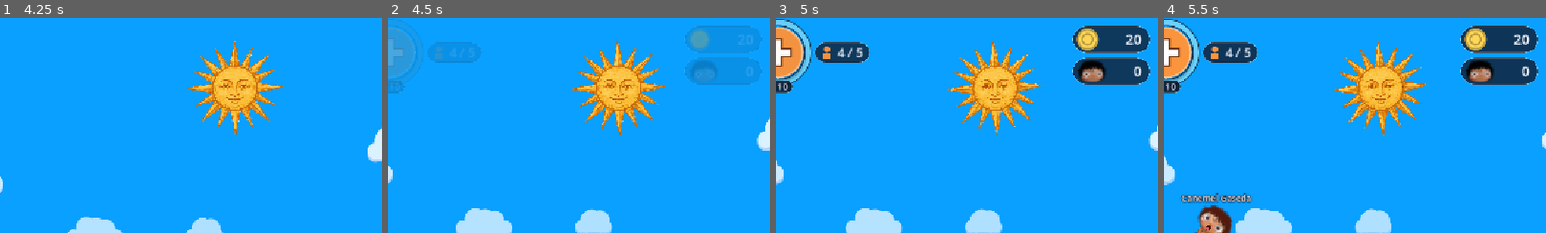
Above: before the commit, frames 1-4 (left to right).
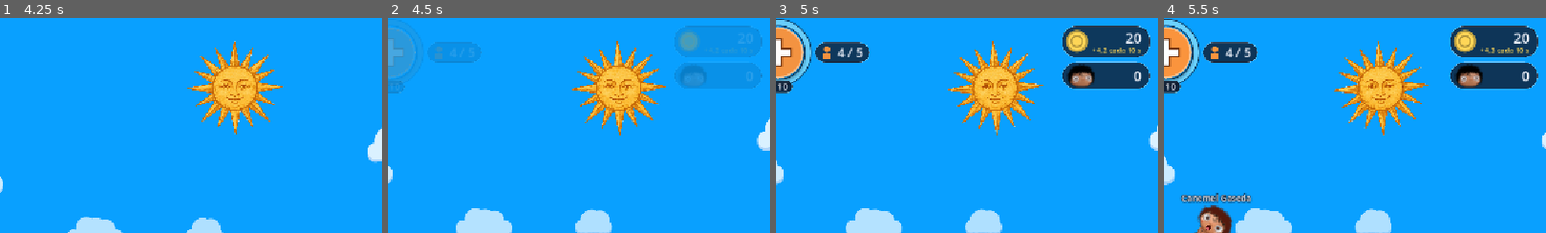
Above: after the commit, the same moments.

Repository: JuliFlorez/godlings
Game: Godot game, scene res://world/world.tscn
Same seed, same stepped clock (60 frames per second), same inputs: the game is played once before the commit and once after it. Sound files missing from this copy of the repository are replaced by a short silence.
Inputs (mouse positions are % of the whole screen's width and height, from its top left):
- Up to frame 1 (4.25 s): click "Jugar" at 0.5 s; tap Enter at 1.25 s; move the mouse to (72, 45) at 1.27 s; hold D 1.28-2 s; tap H at 1.35 s; click (72, 45) at 1.42 s; drag from (30, 55) to (45, 70) at 2.02 s; click "Nueva partida" at 2.75 s; move the mouse to (60, 28) at 3.52 s; hold D from 3.53 s (still down); tap E at 3.6 s; click (60, 28) at 3.67 s
- Up to frame 2 (4.5 s): release D at 4.25 s; drag from (62, 74) to (20, 35) at 4.27 s
- Up to frame 3 (5 s): no input
- Up to frame 4 (5.5 s): drag from (47, 80) to (55, 50) at 5.02 s
The pictures show only the part of the screen within x 50-100%, y 0-50%; the shares and areas given below are measured in that part.

Frame 1 is identical in both runs. In frame 2, 1.5% of the frame differs, in the area x 75-98%, y 3-33%; in frame 3, 3.7%; in frame 4, 3.7%, in the area x 74-98%, y 3-33%.

Commit message:
Show what the villagers' prayers give, in total and per villager
Under the offerings counter the HUD now says how much everyone is giving
every 10 seconds ("+5.4 every 10 s", grey if nobody prays), refreshed
twice a second. The ID card has an Offerings row with what that villager
gives each time they pray, or why they aren't praying right now (flu,
sleeping, starving, mushrooms, zombie, drowning). Both use the same rule
as the actual prayers (Villager.prays and tribute).

Co-Authored-By: Claude Opus 5.5 <noreply@anthropic.com>

Diff:
--- a/actors/villager/villager.gd
+++ b/actors/villager/villager.gd
@@ -1854,6 +1854,29 @@
 func tribute() -> float:
 	return (faith + fear) / TRIBUTE_PAR * lerpf(MOOD_TRIBUTE.x, MOOD_TRIBUTE.y, mood / 100.0)
 
+## Si te reza (y deja ofrendas, ver World._prayers).
+func prays() -> bool:
+	return prayer_block() == ""
+
+## Por qué no te reza ahora ("" si reza): se murió, se está ahogando, es un zombi, le crecen
+## hongos, tiene gripe, se muere de hambre o está durmiendo (se ve en el carnet).
+func prayer_block() -> String:
+	if dead or eaten or is_queued_for_deletion():
+		return "Muerto"
+	if drowning:
+		return "Se está ahogando"
+	if is_zombie():
+		return "Es un zombi"
+	if spore_shows():
+		return "Le crecen hongos"
+	if is_sick():
+		return "Tiene gripe"
+	if starving():
+		return "Se muere de hambre"
+	if is_sleeping():
+		return "Está durmiendo"
+	return ""
+
 ## Cuánto le afecta algo que pasó en at: 1 bien de cerca, nada si no lo vio.
 func _witness(at: Vector2) -> float:
 	if inside:
--- a/ui/hud.gd
+++ b/ui/hud.gd
@@ -192,6 +192,9 @@
 var _hint: Label
 var _offer_value: Label
 var _offer_chip: Control
+var _tribute_label: Label      # Abajo de las ofrendas: lo que te dejan rezando cada tanto
+## Cada cuántos segundos rezan (ver World.worship_interval; también para el carnet).
+var tribute_interval := 10.0
 var _sacrifice_value: Label
 var _sacrifice_chip: Control
 var _spawn_cost_label: Label   # El costo abajo del +
@@ -426,6 +429,22 @@
 	offerings += amount
 	_flash(_offer_chip)
 	_refresh()
+
+## Lo que te dejan rezando todos juntos cada interval segundos (ver World._prayers): va abajo
+## de las ofrendas (apagado si no reza nadie).
+func set_tribute(amount: float, interval: float) -> void:
+	tribute_interval = interval
+	_tribute_label.text = per_prayer(amount, interval)
+	_tribute_label.add_theme_color_override("font_color", C_OFFERING if amount > 0.0 else C_MUTED)
+
+## "+1,5 cada 10 s": lo que dejan (amount) cada vez que rezan (cada interval segundos).
+static func per_prayer(amount: float, interval: float) -> String:
+	return TranslationServer.translate("+%s cada %d s") % [decimal(amount), int(interval)]
+
+## Un número con un decimal ("1,5"; en inglés, "1.5").
+static func decimal(x: float) -> String:
+	var s := "%.1f" % x
+	return s.replace(".", ",") if TranslationServer.get_locale().begins_with("es") else s
 
 ## Se murió un aldeano (ver Villager._grant_sacrifice_xp); en el altar, puede valer más.
 func add_sacrifice(amount := 1) -> void:
@@ -1087,8 +1106,21 @@
 	var coins := VBoxContainer.new()
 	coins.add_theme_constant_override("separation", 6)
 	_root.add_child(coins)
-	_offer_value = _coin(coins, HudIcon.make("coin", int(COIN_ICON)), "Ofrendas")
+	_offer_value = _coin(coins, HudIcon.make("coin", int(COIN_ICON)), "Ofrendas: abajo, lo que te dejan tus aldeanos rezando cada 10 segundos")
 	_offer_chip = _offer_value.get_parent().get_parent()
+	# Abajo del número, lo que te dejan rezando (ver set_tribute)
+	var stack := VBoxContainer.new()
+	stack.add_theme_constant_override("separation", -5)
+	stack.size_flags_horizontal = Control.SIZE_EXPAND_FILL
+	stack.alignment = BoxContainer.ALIGNMENT_CENTER
+	stack.mouse_filter = Control.MOUSE_FILTER_IGNORE
+	_offer_value.get_parent().add_child(stack)
+	_offer_value.reparent(stack)
+	_tribute_label = make_label("", 11, C_OFFERING)
+	_tribute_label.horizontal_alignment = HORIZONTAL_ALIGNMENT_RIGHT
+	_tribute_label.auto_translate_mode = Node.AUTO_TRANSLATE_MODE_DISABLED   # Lo traduce set_tribute (lleva el número)
+	stack.add_child(_tribute_label)
+	set_tribute(0.0, tribute_interval)
 	var head := TextureRect.new()
 	var trimmed := AtlasTexture.new()   # Sin el margen vacío del logo: que la cabeza llene la moneda
 	trimmed.atlas = SACRIFICE_ICON
--- a/ui/i18n.gd
+++ b/ui/i18n.gd
@@ -123,6 +123,13 @@
 	"Vacuna: %s": "Vaccine: %s",
 	"%d s": "%d s",
 	"%d min": "%d min",
+	# Lo que te dejan rezando (abajo de las ofrendas y en el carnet)
+	"Ofrendas: abajo, lo que te dejan tus aldeanos rezando cada 10 segundos": "Offerings: below, what your villagers give you by praying every 10 seconds",
+	"+%s cada %d s": "+%s every %d s",
+	"No reza: %s": "Not praying: %s",
+	"Se está ahogando": "Drowning",
+	"Es un zombi": "Is a zombie",
+	"Está durmiendo": "Sleeping",
 	"Isla llena: sacrificá aldeanos para ganar puntos y expandirla.": "Island full: sacrifice villagers to earn points and expand it.",
 	"Devoción insuficiente: se recarga con el tiempo.": "Not enough devotion: it refills over time.",
 	"¡Tocá un orbe + en la isla para expandirla!": "Tap a + orb on the island to expand it!",
--- a/ui/villager_card.gd
+++ b/ui/villager_card.gd
@@ -9,8 +9,9 @@
 ## muerto de hambre, en rojo), cuánto sueño (ver Villager.tiredness) y, si tiene la espora,
 ## cuánto lo domina ya el hongo (ver Villager.spore).
 ## Después, cuánto cree en vos y cuánto te teme (ver Villager.faith y fear), y qué es por eso:
-## devoto, fanático, hereje o aterrado; y su ánimo (ver Villager.mood): qué tan contento está y
-## por qué.
+## devoto, fanático, hereje o aterrado; su ánimo (ver Villager.mood): qué tan contento está y
+## por qué; y cuántas ofrendas te deja cada vez que reza (ver Villager.tribute), o por qué no
+## reza ahora.
 ## Abajo, sus relaciones (ver Relations): su pareja, sus amigos y sus enemigos; su familia (sus
 ## padres y sus hijos, y "Ver árbol" para el árbol genealógico, ver FamilyTree) y su casa (la
 ## choza donde vive y con quién). Un click en un nombre abre el carnet de ese aldeano, y uno en la
@@ -97,6 +98,9 @@
 var _mood_bar: ProgressBar
 var _mood_label: Label           # Deprimido, triste, tranquilo, contento o feliz...
 var _mood_why: Label             # ...y por qué
+var _tribute_row: Control        # Lo que te deja cuando reza (o por qué no reza)
+var _tribute_coin: Control
+var _tribute: Label
 var _relations: Array[HFlowContainer] = []   # Una fila por cada tipo de relación (RELATIONS)
 var _family: HFlowContainer     # Sus padres y sus hijos
 var _home: HFlowContainer       # Su choza y los que viven con él
@@ -314,6 +318,17 @@
 	_creed.visible = not gone
 	for bar: ProgressBar in [_faith_bar, _fear_bar, _hunger_bar, _sleep_bar, _mood_bar]:
 		bar.modulate.a = 0.4 if gone else 1.0
+	# Lo que te deja cuando reza, o por qué no reza ahora (muerto, nada)
+	var block := v.prayer_block()
+	_tribute_row.visible = not v.dead
+	if block == "":
+		_tribute.text = HUD.per_prayer(v.tribute(), hud.tribute_interval if hud else 10.0)
+		_tribute.add_theme_color_override("font_color", HUD.C_OFFERING)
+		_tribute_coin.modulate.a = 1.0
+	else:
+		_tribute.text = tr("No reza: %s") % tr(block).to_lower()
+		_tribute.add_theme_color_override("font_color", HUD.C_MUTED)
+		_tribute_coin.modulate.a = 0.4
 
 ## Su pareja, sus amigos y sus enemigos (los vivos), con el nombre de cada uno (o su número
 ## si no tiene) en el color de la relación.
@@ -482,6 +497,19 @@
 	_mood_why.size_flags_horizontal = Control.SIZE_EXPAND_FILL
 	_mood_why.text_overrun_behavior = TextServer.OVERRUN_TRIM_ELLIPSIS
 	why_row.add_child(_mood_why)
+	# Lo que te deja cada vez que reza: sale de la fe, el miedo y el ánimo (ver Villager.tribute)
+	var tribute_row := HBoxContainer.new()
+	tribute_row.add_theme_constant_override("separation", 6)
+	box.add_child(tribute_row)
+	var tribute_caption := HUD.make_label("Ofrendas", 13, HUD.C_MUTED)
+	tribute_caption.custom_minimum_size = Vector2(REL_CAPTION_W, 0)
+	tribute_row.add_child(tribute_caption)
+	_tribute_coin = HUD.HudIcon.make("coin", 13)
+	tribute_row.add_child(_tribute_coin)
+	_tribute = HUD.make_label("", 13, HUD.C_OFFERING)
+	_tribute.auto_translate_mode = Node.AUTO_TRANSLATE_MODE_DISABLED   # Lo traduce _update_creed (lleva el número)
+	tribute_row.add_child(_tribute)
+	_tribute_row = tribute_row
 
 ## Una barrita de 0 a 100 con su nombre adelante.
 func _bar(parent: Control, title: String, col: Color) -> ProgressBar:
--- a/world/world.gd
+++ b/world/world.gd
@@ -76,6 +76,9 @@
 var ground: Node2D
 var _worship_t := 0.0
 var _tribute := 0.0   # Lo que va quedando de ofrendas sueltas (cada rezo suma fracciones)
+## Cada tanto le avisa al HUD cuánto están dejando entre todos (abajo de las ofrendas).
+const TRIBUTE_SHOW_EVERY := 0.5
+var _tribute_show_t := 0.0
 ## Brotes de gripe (ver Villager.catch_flu): cada tanto (entre 10 y 20 minutos, unos 2 o 3 días),
 ## si hay suficientes aldeanos.
 const OUTBREAK_EVERY := Vector2(600.0, 1200.0)
@@ -358,6 +361,10 @@
 	if hud:
 		hud.set_population(alive_villagers(), capacity())
 		hud.faith_rate = _devotion_rate()
+		_tribute_show_t -= dt
+		if _tribute_show_t <= 0.0:
+			_tribute_show_t = TRIBUTE_SHOW_EVERY
+			hud.set_tribute(_prayers(), worship_interval)
 		_worship_t += dt
 		if _worship_t >= worship_interval:
 			_worship_t = 0.0
@@ -491,13 +498,12 @@
 	return n
 
 ## Lo que dejan de ofrendas los que rezan (los vivos, sanos, no muertos de hambre y despiertos,
-## ver Villager.tribute). Con hongos (o zombis) no rezan.
+## ver Villager.prays y tribute). Con hongos (o zombis) no rezan.
 func _prayers() -> float:
 	var sum := 0.0
 	for node in get_tree().get_nodes_in_group("villager"):
 		var v := node as Villager
-		if v and not v.eaten and not v.drowning and not v.dead and not v.is_sick() and not v.starving() \
-				and not v.spore_shows() and not v.is_sleeping() and not v.is_queued_for_deletion():
+		if v and v.prays():
 			sum += v.tribute()
 	return sum
 
